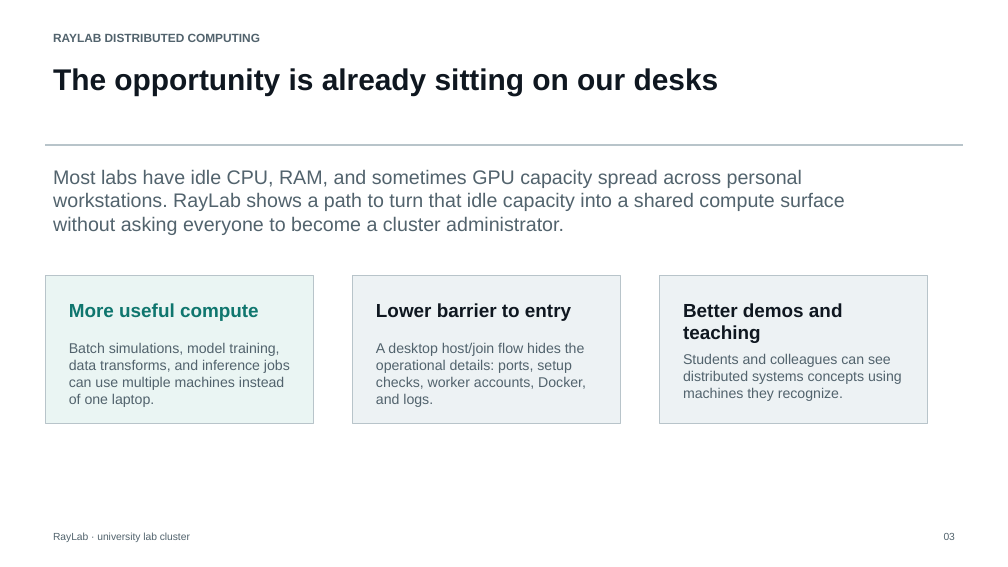
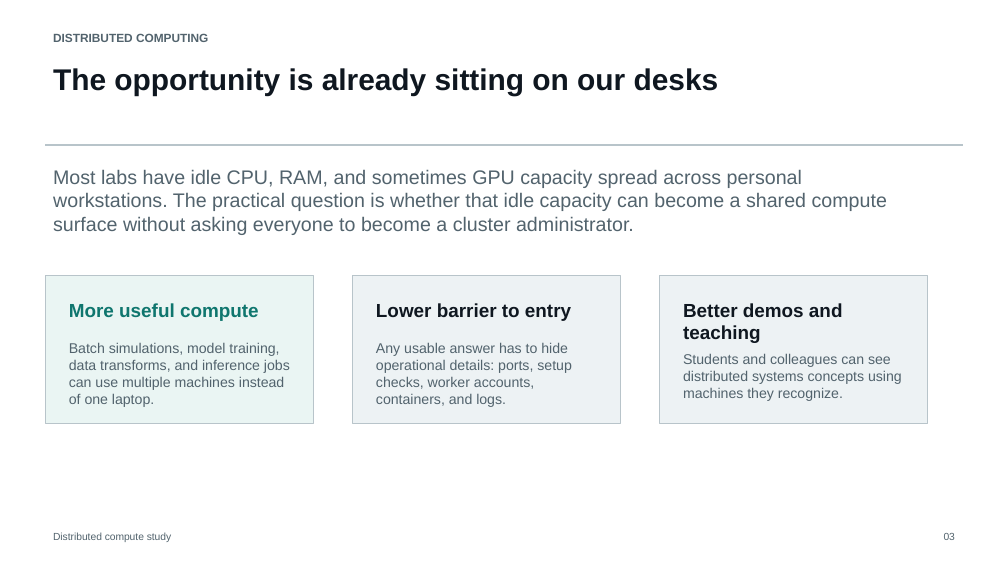
Before and after one commit to pianistprogrammer/RayLab, a slide deck: slide 3 of presentation/RayLab_Distributed_Computing_University_Talk.pptx. Drawn at 1008x567 pixels with LibreOffice and Linux fonts; fonts in the diff are those of the drawing. Boxes give left, top, right and bottom in pixels: in the first picture for what was removed or moved away, otherwise in the second. Text is boxed around its words. In the diff, an @@ line names an element or a change of style, - is before the commit and + after.

```diff
--- a/presentation/RayLab_Distributed_Computing_University_Talk.pptx
+++ b/presentation/RayLab_Distributed_Computing_University_Talk.pptx
@@ text at [53,34,208,42]: text changed @@
-RAYLAB DISTRIBUTED COMPUTING
+DISTRIBUTED COMPUTING
@@ text at [53,169,887,235]: text changed @@
-Most labs have idle CPU, RAM, and sometimes GPU capacity spread across personal workstations. RayLab shows a path to turn that idle capacity into a shared compute surface without asking everyone to become a cluster administrator.
+Most labs have idle CPU, RAM, and sometimes GPU capacity spread across personal workstations. The practical question is whether that idle capacity can become a shared compute surface without asking everyone to become a cluster administrator.
@@ text at [376,342,572,407]: text changed @@
-A desktop host/join flow hides the operational details: ports, setup checks, worker accounts, Docker, and logs.
+Any usable answer has to hide operational details: ports, setup checks, worker accounts, containers, and logs.
@@ text at [53,532,171,542]: text changed @@
-RayLab · university lab cluster
+Distributed compute study
```
Also in this commit, not shown: 9 other slides changed, 3 slides added, 34 other files.
